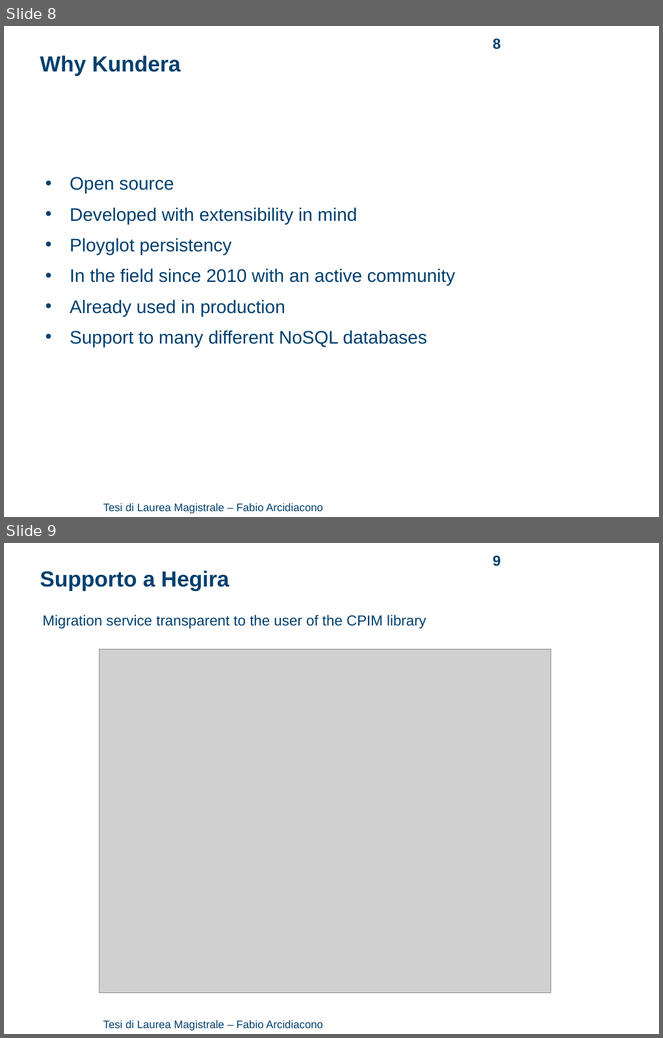
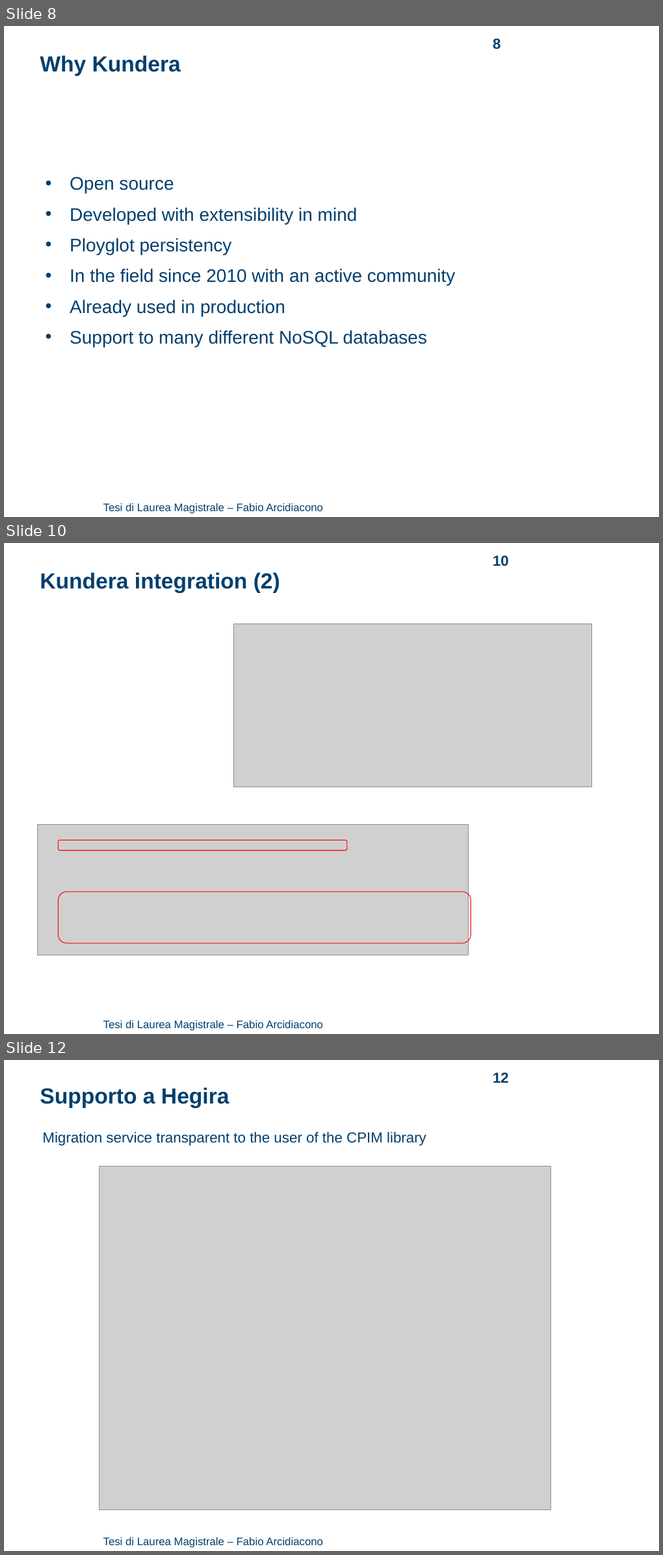
Before and after one commit to arci/thesis, a slide deck: presentation/ThesisPresentation.ppt. Shown one above the other, each under a label of ours: slides 8 and 9 before the commit, slides 8, 10 and 12 after it; the slides between them are not shown. The pictures are 663x1038 and 663x1555 pixels, drawn with LibreOffice and Linux fonts; fonts in the diff are those of the drawing; grey boxes stand for pictures; background and template pictures are left out. Boxes give left, top, right and bottom in pixels: in the first picture for what was removed or moved away, otherwise in the second. Text is boxed around its words. In the diff, an @@ line names an element or a change of style, - is before the commit and + after.

Commit message:
fixes + slide on kundera integration

```diff
--- a/presentation/ThesisPresentation.ppt
+++ b/presentation/ThesisPresentation.ppt
@@ slide 10 added at (4, 543, 659, 1034), background #FFFFFF; not listed: 1 template element that a slide beside it also shows @@
@@ page number added at (493, 555, 509, 566), 16 pt, text #003F6E, bold @@
+10
@@ text added at (40, 572, 280, 593), 24 pt, text #003F6E, bold @@
+Kundera integration (2)
@@ picture added at (233, 624, 592, 787) @@
@@ picture added at (37, 824, 468, 956) @@
@@ rounded rectangle added at (59, 841, 347, 851), outline #FF0000 0.74 pt @@
@@ rounded rectangle added at (59, 892, 471, 944), outline #FF0000 0.74 pt @@
@@ what was slide 9 is now slide 12 @@
@@ page number at (493, 1072, 509, 1083): text changed @@
-9
+12
```
Also in this commit, not shown: 7 slides changed, 2 other slides added, 2 other files.
